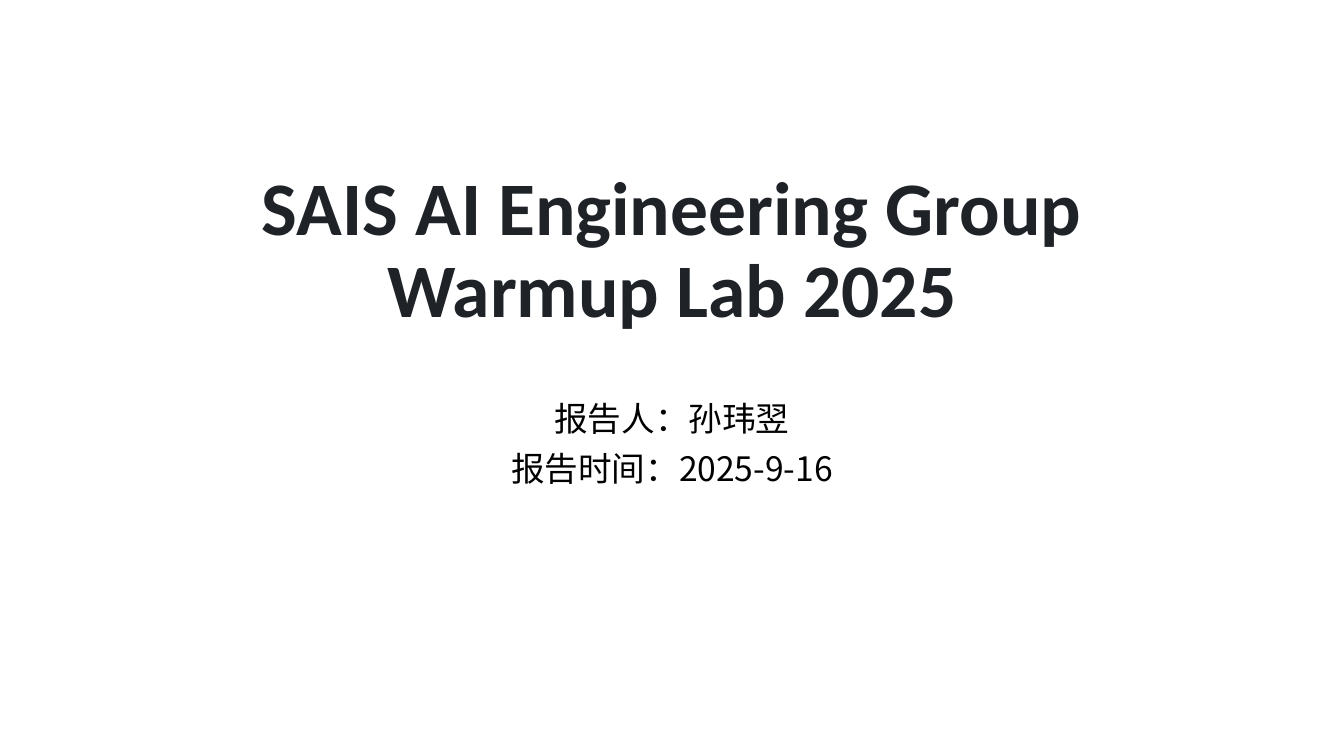
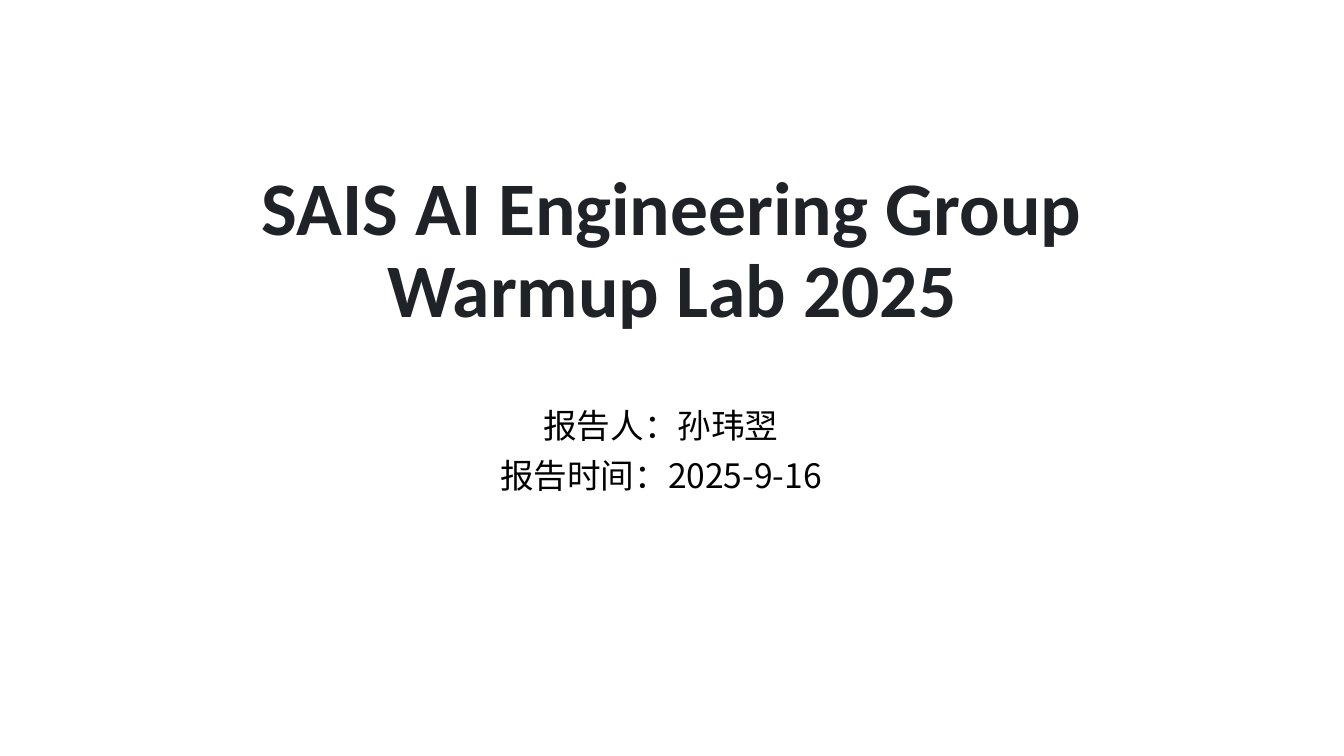
Before and after one commit to sunforwing/task, a slide deck: slide 1 of Presentation.pptx. Drawn at 1344x756 pixels with LibreOffice and Linux fonts; fonts in the diff are those of the drawing. Boxes give left, top, right and bottom in pixels: in the first picture for what was removed or moved away, otherwise in the second. Text is boxed around its words. In the diff, an @@ line names an element or a change of style, - is before the commit and + after.

Commit message:
ppt修改

```diff
--- a/Presentation.pptx
+++ b/Presentation.pptx
@@ subtitle "报告人：孙玮翌": place and size @@
-subtitle "报告人：孙玮翌" at box(511, 402, 833, 484)
+subtitle "报告人：孙玮翌" at box(500, 409, 822, 491)
```
